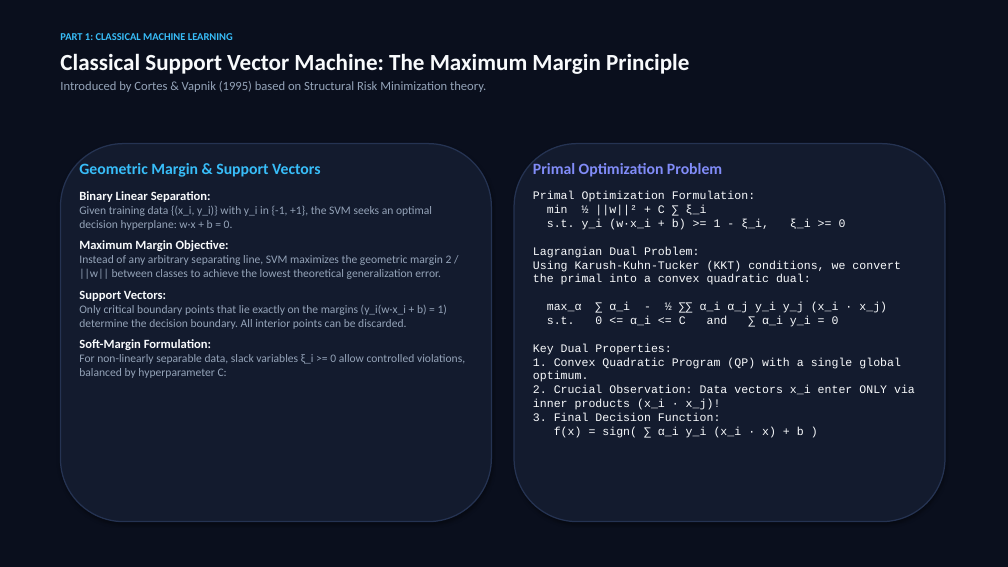
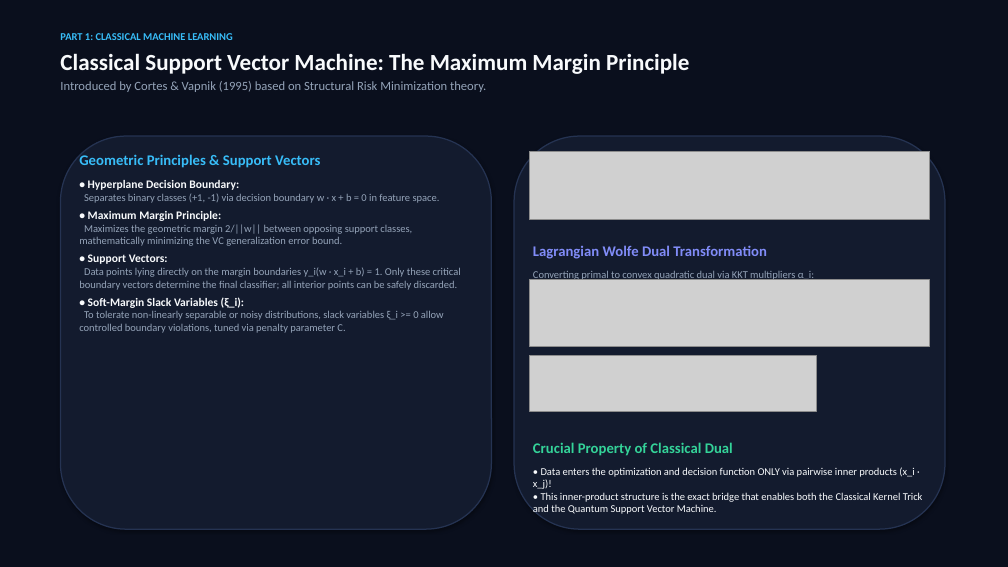
Before and after one commit to SANYAM-MANIT/quantum-stock-classifier, a slide deck: slide 3 of Quantum_SVM_Stock_Market_Presentation.pptx. Drawn at 1008x567 pixels with LibreOffice and Linux fonts; fonts in the diff are those of the drawing; grey boxes stand for pictures. Boxes give left, top, right and bottom in pixels: in the first picture for what was removed or moved away, otherwise in the second. Text is boxed around its words. In the diff, an @@ line names an element or a change of style, - is before the commit and + after.

Commit message:
Enhance mathematical symbols and equations: high-DPI rendered equation badges for PPTX and robust KaTeX styling for HTML

```diff
--- a/Quantum_SVM_Stock_Market_Presentation.pptx
+++ b/Quantum_SVM_Stock_Market_Presentation.pptx
@@ rounded rectangle resized from (x1=60, y1=144, x2=492, y2=522) to (x1=60, y1=136, x2=492, y2=529) @@
@@ rounded rectangle resized from (x1=514, y1=144, x2=945, y2=522) to (x1=514, y1=136, x2=945, y2=529) @@
@@ text at (x1=79, y1=154, x2=461, y2=333): text changed; size 11 to 10 pt @@
-Geometric Margin & Support Vectors
-Binary Linear Separation:
-Given training data {(x_i, y_i)} with y_i in {-1, +1}, the SVM seeks an optimal decision hyperplane: w·x + b = 0.
-Maximum Margin Objective:
-Instead of any arbitrary separating line, SVM maximizes the geometric margin 2 / ||w|| between classes to achieve the lowest theoretical generalization error.
-Support Vectors:
-Only critical boundary points that lie exactly on the margins (y_i(w·x_i + b) = 1) determine the decision boundary. All interior points can be discarded.
-Soft-Margin Formulation:
-For non-linearly separable data, slack variables ξ_i >= 0 allow controlled violations, balanced by hyperparameter C:
+Geometric Principles & Support Vectors
+• Hyperplane Decision Boundary:
+Separates binary classes (+1, -1) via decision boundary w · x + b = 0 in feature space.
+• Maximum Margin Principle:
+Maximizes the geometric margin 2/||w|| between opposing support classes, mathematically minimizing the VC generalization error bound.
+• Support Vectors:
+Data points lying directly on the margin boundaries y_i(w · x_i + b) = 1. Only these critical boundary vectors determine the final classifier; all interior points can be safely discarded.
+• Soft-Margin Slack Variables (ξ_i):
+To tolerate non-linearly separable or noisy distributions, slack variables ξ_i >= 0 allow controlled boundary violations, tuned via penalty parameter C.
@@ picture added at (x1=529, y1=151, x2=930, y2=219) @@
@@ text removed at (x1=533, y1=163, x2=915, y2=438) @@
-Primal Optimization Problem
-Primal Optimization Formulation:
-min ½ ||w||² + C ∑ ξ_i
-s.t. y_i (w·x_i + b) >= 1 - ξ_i, ξ_i >= 0
-Lagrangian Dual Problem:
-Using Karush-Kuhn-Tucker (KKT) conditions, we convert the primal into a convex quadratic dual:
-max_α ∑ α_i - ½ ∑∑ α_i α_j y_i y_j (x_i · x_j)
-s.t. 0 <= α_i <= C and ∑ α_i y_i = 0
-Key Dual Properties:
-1. Convex Quadratic Program (QP) with a single global optimum.
-2. Crucial Observation: Data vectors x_i enter ONLY via inner products (x_i · x_j)!
-3. Final Decision Function:
-f(x) = sign( ∑ α_i y_i (x_i · x) + b )
@@ text added at (x1=533, y1=245, x2=814, y2=281), 10 pt, text #94A3B8 @@
+Lagrangian Wolfe Dual Transformation
+Converting primal to convex quadratic dual via KKT multipliers α_i:
@@ picture added at (x1=529, y1=280, x2=930, y2=346) @@
@@ picture added at (x1=529, y1=355, x2=817, y2=411) @@
@@ text added at (x1=533, y1=442, x2=923, y2=514), 10 pt, text #F8FAFC @@
+Crucial Property of Classical Dual
+• Data enters the optimization and decision function ONLY via pairwise inner products (x_i · x_j)!
+• This inner-product structure is the exact bridge that enables both the Classical Kernel Trick and the Quantum Support Vector Machine.
```
Also in this commit, not shown: 13 other slides changed, 2 slides added, 2 slides removed, 15 other files.
